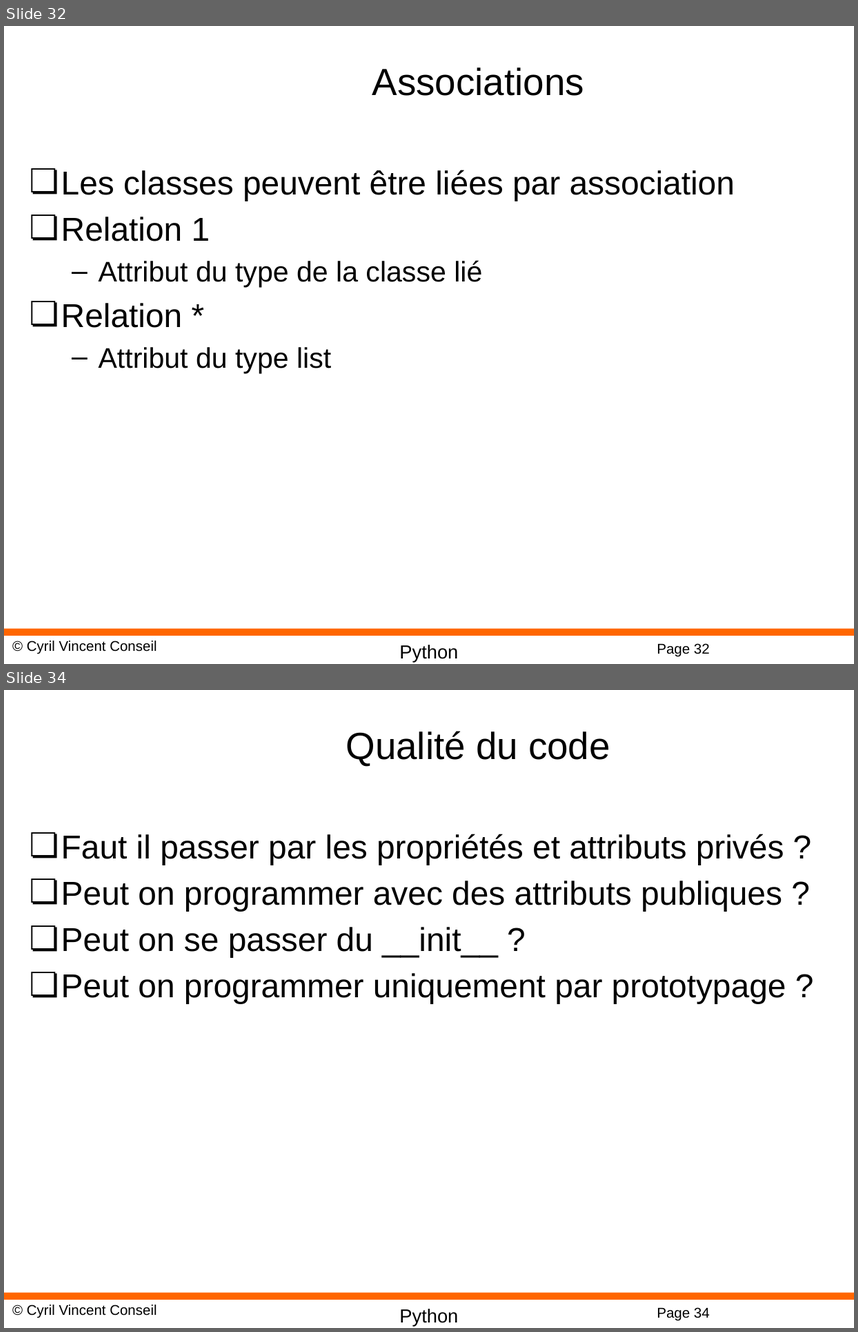
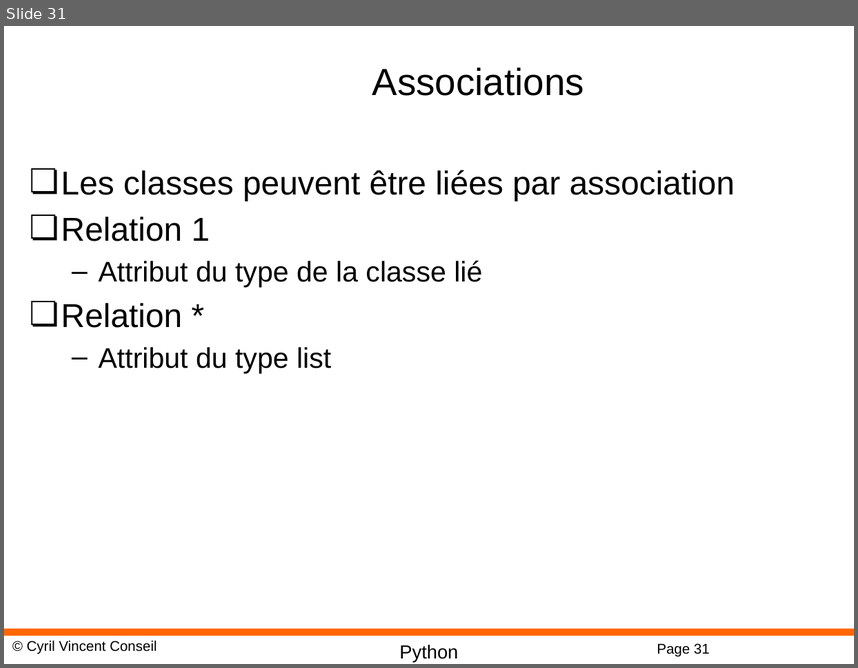
Before and after one commit to cyrilvincent/python, a slide deck: ppt/Python08-OO.pptx. Shown one above the other, each under a label of ours: slides 32 and 34 before the commit, slide 31 after it; the slides between them are not shown. The pictures are 858x1332 and 858x668 pixels, drawn with LibreOffice and Linux fonts; fonts in the diff are those of the drawing; background and template pictures are left out. Boxes give left, top, right and bottom in pixels: in the first picture for what was removed or moved away, otherwise in the second. Text is boxed around its words. In the diff, an @@ line names an element or a change of style, - is before the commit and + after.

```diff
--- a/ppt/Python08-OO.pptx
+++ b/ppt/Python08-OO.pptx
@@ slide 34 removed at box(4, 690, 854, 1328), background #FFFFFF; not listed: 4 template elements that a slide beside it also shows @@
@@ title removed at box(346, 731, 611, 766) @@
-Qualité du code
@@ text removed at box(61, 834, 786, 1003) @@
-❏ Faut il passer par les propriétés et attributs privés ?
-❏ Peut on programmer avec des attributs publiques ?
-❏ Peut on se passer du __init__ ?
-❏ Peut on programmer uniquement par prototypage ?
@@ what was slide 32 is now slide 31 @@
@@ page number at box(657, 643, 710, 657): text changed @@
-Page 32
+Page 31
```
Also in this commit, not shown: 2 other slides removed, 3 other files.
